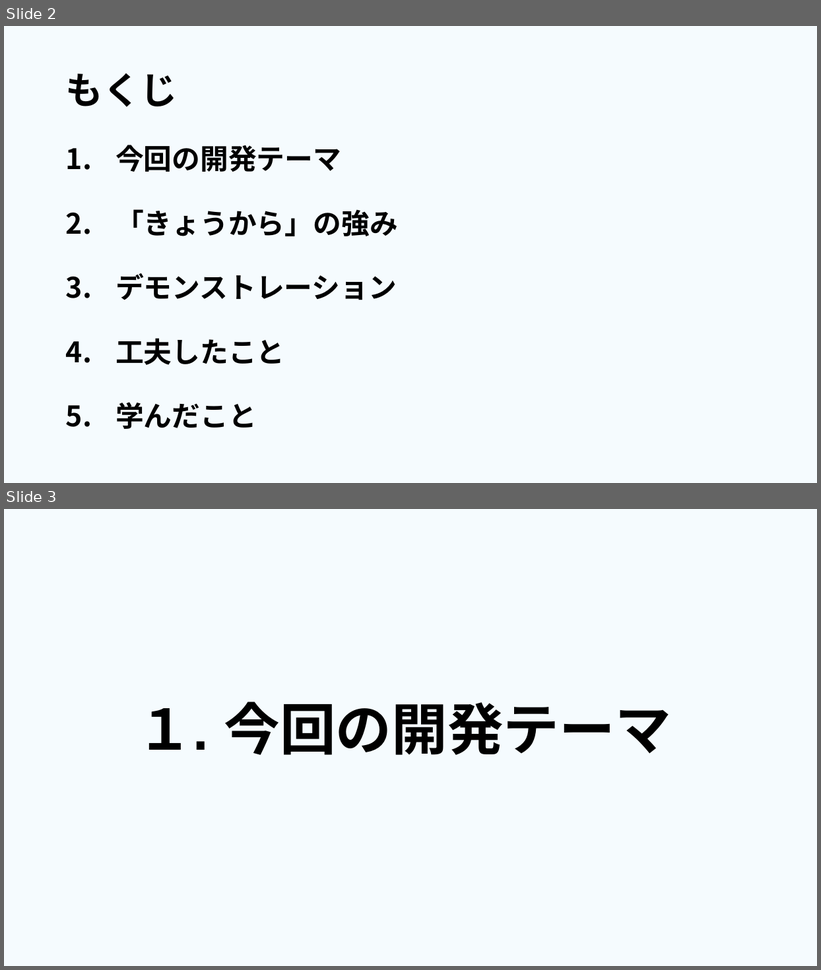
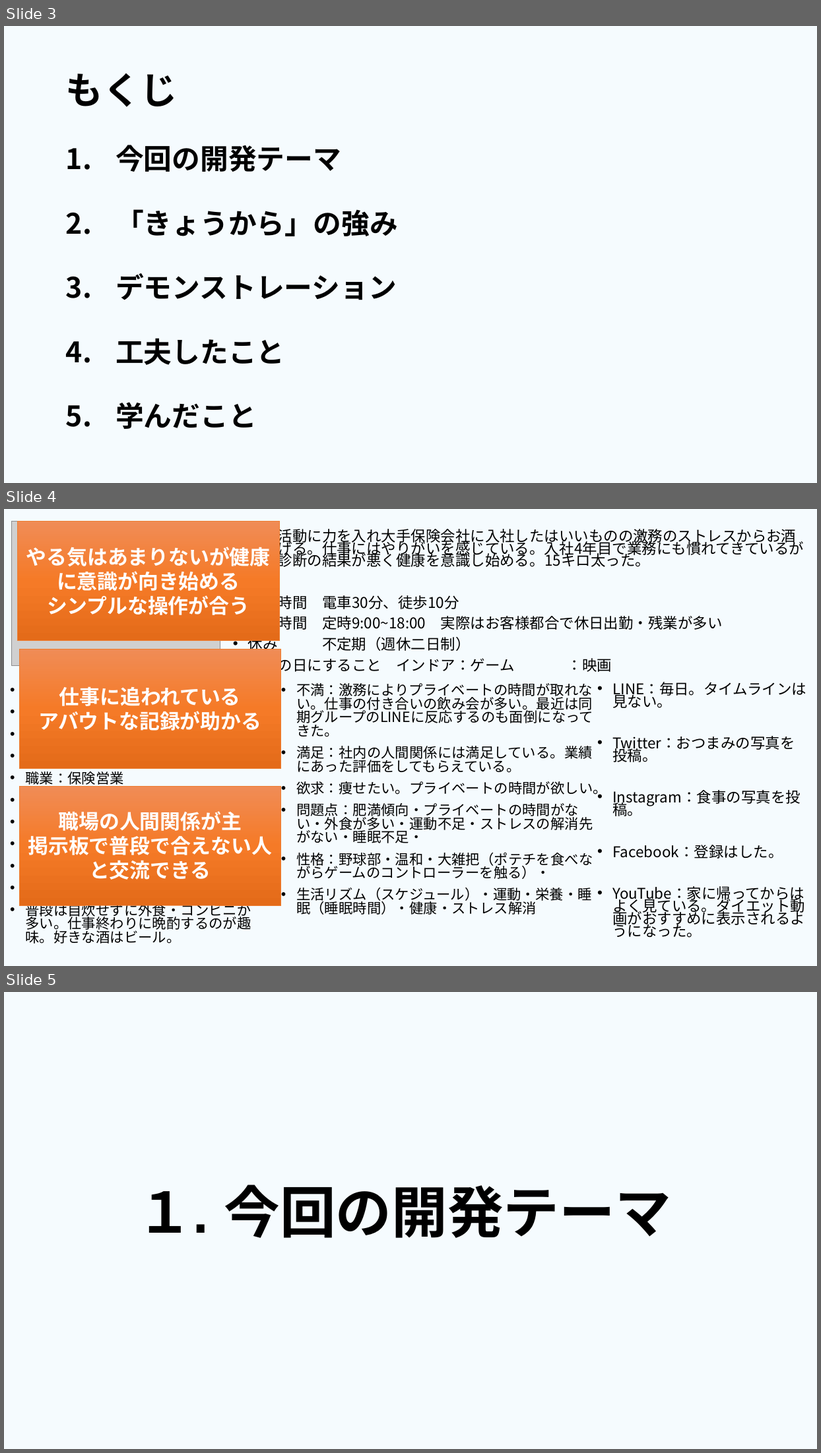
Before and after one commit to dojo2023/E-4, a slide deck: 共有用フォルダー/成果発表.pptx. Shown one above the other, each under a label of ours: slides 2 and 3 before the commit, slides 3, 4 and 5 after it. The pictures are 821x970 and 821x1453 pixels, drawn with LibreOffice and Linux fonts; fonts in the diff are those of the drawing; grey boxes stand for pictures. Boxes give left, top, right and bottom in pixels: in the first picture for what was removed or moved away, otherwise in the second. Text is boxed around its words. In the diff, an @@ line names an element or a change of style, - is before the commit and + after.

```diff
--- a/共有用フォルダー/成果発表.pptx
+++ b/共有用フォルダー/成果発表.pptx
@@ slide 4 added at (4, 509, 817, 966), background #00B0F0 at 4% opacity @@
@@ picture added at (11, 521, 220, 665) @@
@@ rectangle added at (17, 521, 279, 641), fill gradient #F18C57 to #F67B28 to #E56C19, outline #ED7D31 0.5 pt, 24 pt, text #FFFFFF, bold @@
+やる気はあまりないが健康に意識が向き始める
+シンプルな操作が合う
@@ text added at (248, 526, 804, 675), 17.5 pt, text #000000 @@
+• 就職活動に力を入れ大手保険会社に入社したはいいものの激務のストレスからお酒に逃げる。仕事にはやりがいを感じている。入社4年目で業務にも慣れてきているが健康診断の結果が悪く健康を意識し始める。15キロ太った。
+• 生活
+• 通勤時間 電車30分、徒歩10分
+• 勤務時間 定時9:00~18:00 実際はお客様都合で休日出勤・残業が多い
+• 休み 不定期（週休二日制）
+• 休みの日にすること インドア：ゲーム ：映画
@@ rectangle added at (19, 650, 281, 769), fill gradient #F18C57 to #F67B28 to #E56C19, outline #ED7D31 0.5 pt, 24 pt, text #FFFFFF, bold @@
+仕事に追われている
+アバウトな記録が助かる
@@ text added at (296, 683, 607, 915), 16.6 pt, text #000000 @@
+• 不満：激務によりプライベートの時間が取れない。仕事の付き合いの飲み会が多い。最近は同期グループのLINEに反応するのも面倒になってきた。
+• 満足：社内の人間関係には満足している。業績にあった評価をしてもらえている。
+• 欲求：痩せたい。プライベートの時間が欲しい。
+• 問題点：肥満傾向・プライベートの時間がない・外食が多い・運動不足・ストレスの解消先がない・睡眠不足・
+• 性格：野球部・温和・大雑把（ポテチを食べながらゲームのコントローラーを触る）・
+• 生活リズム（スケジュール）・運動・栄養・睡眠（睡眠時間）・健康・ストレス解消
@@ text added at (613, 682, 807, 938), 17.5 pt, text #000000 @@
+• LINE：毎日。タイムラインは見ない。
+• Twitter：おつまみの写真を投稿。
+• Instagram：食事の写真を投稿。
+• Facebook：登録はした。
+• YouTube：家に帰ってからはよく見ている。ダイエット動画がおすすめに表示されるようになった。
@@ text added at (25, 687, 265, 944), 16.6 pt, text #000000 @@
+• 氏名：山田夕貴 やまだゆうき
+• 年齢：26歳
+• 身長：173cm
+• 体重：78kg（入社時は63kg）
+• 職業：保険営業
+• 収入：460万円
+• 学歴：大卒
+• 出生：神奈川
+• 家族：一人暮らし
+• 特徴：飲み会が多く下腹が出てきた。
+• 普段は自炊せずに外食・コンビニが多い。仕事終わりに晩酌するのが趣味。好きな酒はビール。
@@ rectangle added at (19, 787, 281, 906), fill gradient #F18C57 to #F67B28 to #E56C19, outline #ED7D31 0.5 pt, 24 pt, text #FFFFFF, bold @@
+職場の人間関係が主
+掲示板で普段で合えない人と交流できる
@@ what was slide 2 is now slide 3 @@
@@ what was slide 3 is now slide 5 @@
```
Also in this commit, not shown: 2 slides changed, 3 other slides added.
